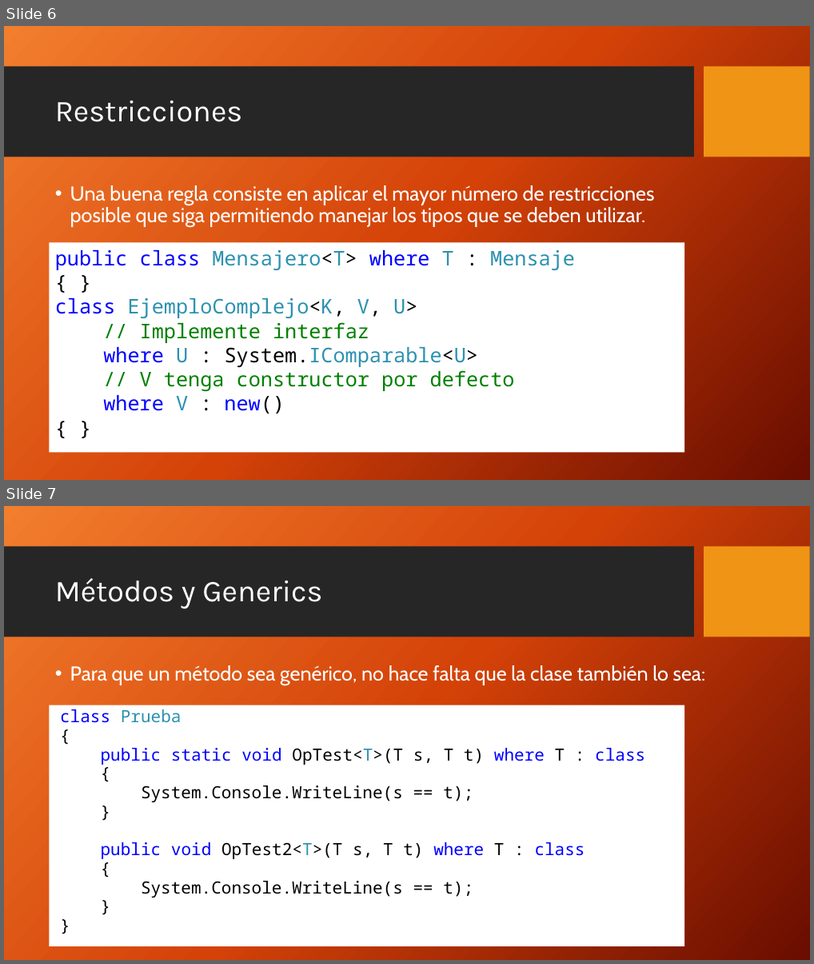
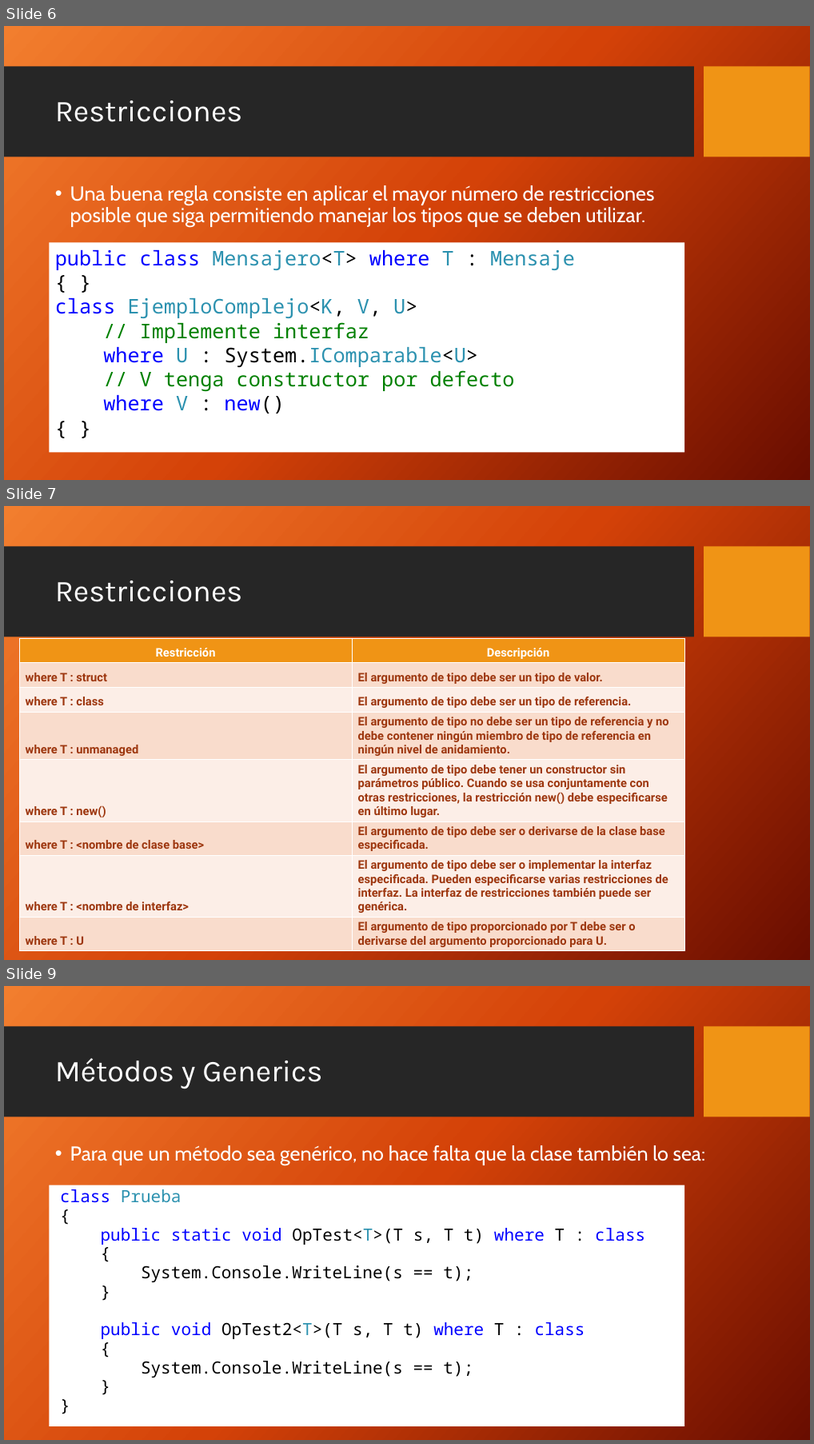
Before and after one commit to FedeDavila1984/utn_prog_y_lab_II, a slide deck: PPTs/ProgramacionII_Clase_17-2018.pptx. Shown one above the other, each under a label of ours: slides 6 and 7 before the commit, slides 6, 7 and 9 after it; the slides between them are not shown. The pictures are 814x964 and 814x1444 pixels, drawn with LibreOffice and Linux fonts; fonts in the diff are those of the drawing; background and template pictures are left out. Boxes give left, top, right and bottom in pixels: in the first picture for what was removed or moved away, otherwise in the second. Text is boxed around its words. In the diff, an @@ line names an element or a change of style, - is before the commit and + after.

```diff
--- a/PPTs/ProgramacionII_Clase_17-2018.pptx
+++ b/PPTs/ProgramacionII_Clase_17-2018.pptx
@@ slide 7 added at (4, 506, 810, 960), background picture (left out); not listed: 2 template elements that a slide beside it also shows @@
@@ title added at (55, 580, 242, 602), 36 pt, text #FFFFFF @@
+Restricciones
@@ table added at (19, 638, 685, 954), 8 rows, 2 columns @@
+Restricción | Descripción
+where T : struct | El argumento de tipo debe ser un tipo de valor.
+where T : class | El argumento de tipo debe ser un tipo de referencia.
+where T : unmanaged | El argumento de tipo no debe ser un tipo de referencia y no debe contener ningún miembro de tipo de referencia en ningún nivel de anidamiento.
+where T : new() | El argumento de tipo debe tener un constructor sin parámetros público. Cuando se usa conjuntamente con otras restricciones, la restricción new() debe especificarse en último lugar.
+where T : <nombre de clase base> | El argumento de tipo debe ser o derivarse de la clase base especificada.
+where T : <nombre de interfaz> | El argumento de tipo debe ser o implementar la interfaz especificada. Pueden especificarse varias restricciones de interfaz. La interfaz de restricciones también puede ser genérica.
+where T : U | El argumento de tipo proporcionado por T debe ser o derivarse del argumento proporcionado para U.
@@ what was slide 7 is now slide 9 @@
```
Also in this commit, not shown: 1 slide changed, 1 other slide added, 8 other files.
